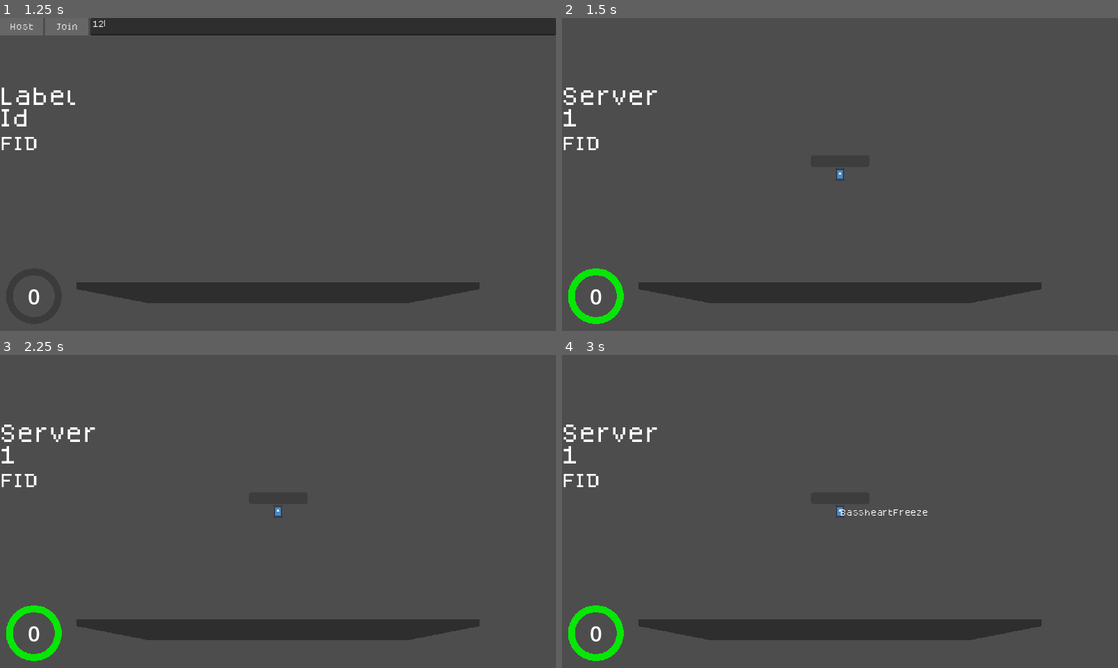
Above: before the commit, frames 1-4 (two rows, left to right).
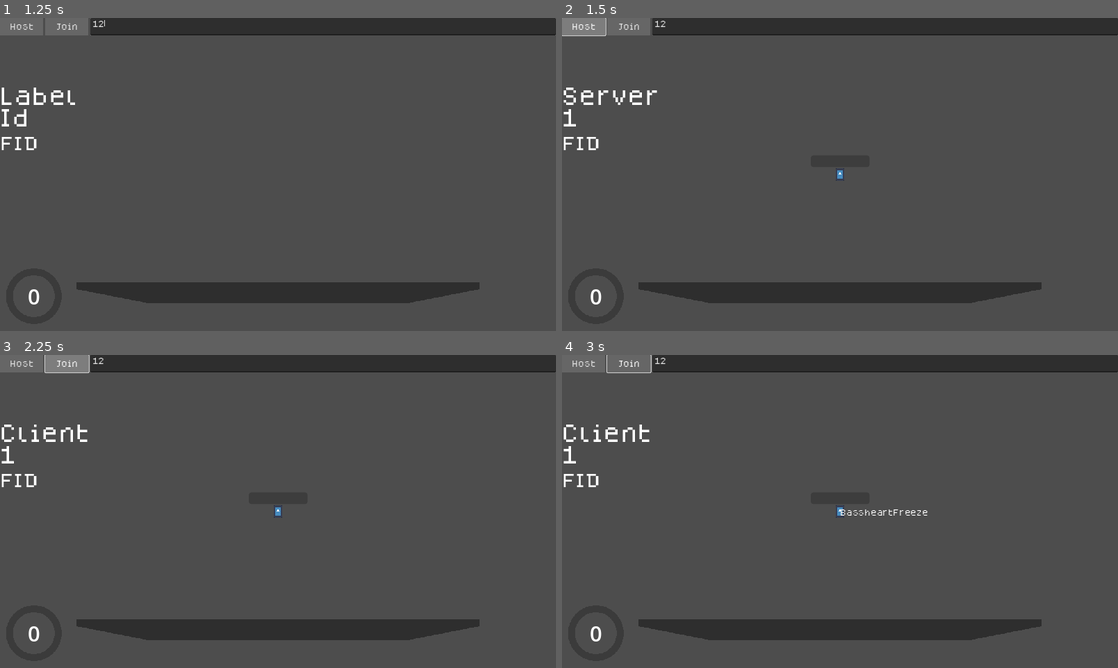
Above: after the commit, the same moments.

Repository: lokasc/rsPrototype
Game: Godot game, scene res://ver_1/game/main/game_manager.tscn
The game is run twice, just before and just after one commit, with the same random seed, the same clock (stepped at 60 frames per second) and the same inputs. The engine's default icon, where the game draws it, is replaced by a stand-in: a white triangle on a blue panel in a dark square.
Inputs (mouse positions are in pixels of both pictures, inside the frame that each line leads up to):
- Up to frame 1 (1.25 s): click (322, 27) at 0.52 s; type "12" at 0.6 s
- Up to frame 2 (1.5 s): click "Host" at 1.25 s
- Up to frame 3 (2.25 s): click (66, 364) at 2 s, where only the run after the commit has a clickable "Join"
- Up to frame 4 (3 s): move the mouse to (962, 495) at 2.77 s; hold D (right) from 2.78 s (still down); tap E (ability_1) at 2.85 s

Frame 1 is identical in both runs. In frame 2, 6.1% of the frame differs, in the area x 0-100%, y 0-98%; in frame 3, 6.5%; in frame 4, 6.5%.
Error after the commit: Parse Error: Could not parse global class "BeatController" from "res://ver_1/game/music/beat_controller.gd". (res://ver_1/game/main/game_manager.gd:39)

Commit message:
Added functionality for changing bg music
- call change_bg(type) with the appropriate transition type to change bg music

Diff:
--- a/ver_1/game/music/beat_controller.gd
+++ b/ver_1/game/music/beat_controller.gd
@@ -119,3 +119,25 @@
 	pass
 func get_current_timestamp() -> float:
 	return 0
+
+enum BG_TRANSITION_TYPE {
+	const FRIENDLY_DEAD
+	const LOW_HP
+	const EARLY_GAME
+	const MID_GAME
+	const LATE_GAME
+}
+
+## Change background music
+func change_bg(type : BG_TRANSITION_TYPE) -> void:
+	match type:
+		BG_TRANSITION_TYPE.EARLY_GAME:
+			print(transition to early)
+		BG_TRANSITION_TYPE.MID_GAME:
+			print(transition to mid)
+		BG_TRANSITION_TYPE.LATE_GAME:
+			print(transition to late)
+		_:
+			printerr("Error, wrong or no type given")
+
+	pass
